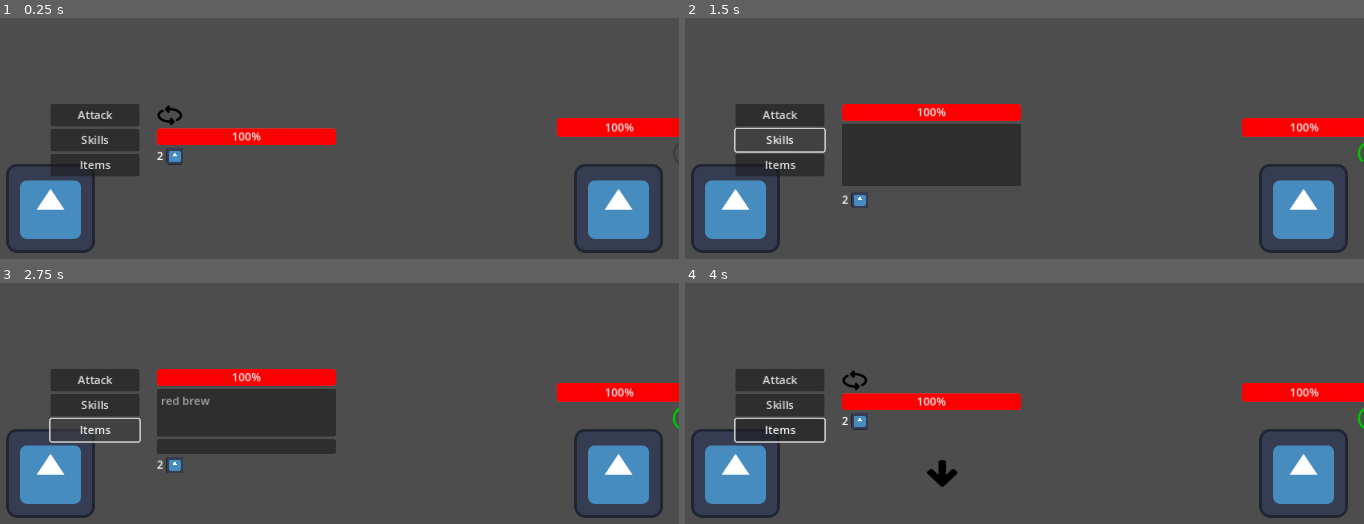
Above: before the commit, frames 1-4 (two rows, left to right).
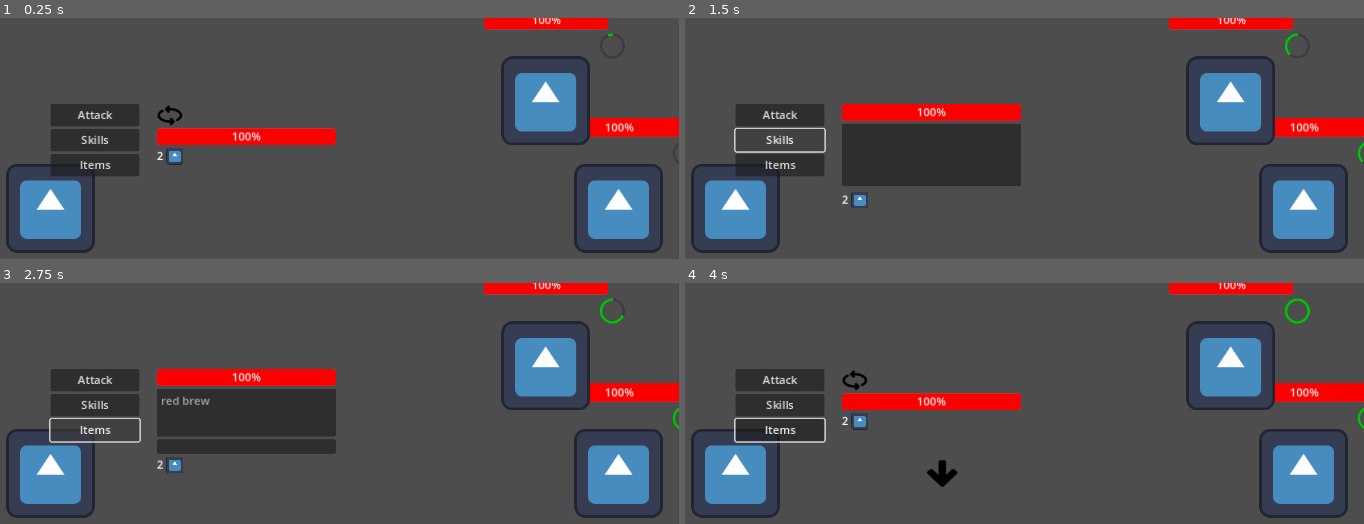
Above: after the commit, the same moments.

Repository: Frajerskie-Game-Studio/Shadow-Delivery
Game: Godot game, scene res://Scenes/World.tscn
The game is run twice, just before and just after one commit, with the same random seed, the same clock (stepped at 60 frames per second) and the same inputs. The engine's default icon, where the game draws it, is replaced by a stand-in: a white triangle on a blue panel in a dark square.
Inputs (mouse positions are in pixels of both pictures, inside the frame that each line leads up to):
- Up to frame 1 (0.25 s): no input
- Up to frame 2 (1.5 s): click "Attack" at 0.5 s; click "Skills" at 1.25 s
- Up to frame 3 (2.75 s): click "Items" at 2 s
- Up to frame 4 (4 s): tap Enter at 2.75 s; move the mouse to (732, 473) at 2.77 s; hold D (move_right) 2.78-3.53 s; tap Space (Shoot) at 2.85, 3.5 s; move the mouse to (1302, 408) at 3.52 s; hold S (move_down) from 3.53 s (still down); click (1302, 408) at 3.6 s

The runs differ from the first frame. In frame 1, 3.9% of the frame differs, in the area x 71-91%, y 0-53%; in frame 2, 4.0%; in frame 3, 4.0%; in frame 4, 4.1%, in the area x 71-93%, y 0-53%.

Commit message:
Battle system chapter 12 - implementing enemy death and all status effect

Diff:
--- a/Data/mikut_data.json
+++ b/Data/mikut_data.json
@@ -1,8 +1,8 @@
 {
 	"name": "Mikut",
 	"texture": "",
-	"hp": 100,
-	"max_hp": 100,
+	"hp": 200,
+	"max_hp": 200,
 	"attack": {
 		"mele": {
 			"dmg": 45,
@@ -19,7 +19,8 @@
 			60,
 			0,
 			10,
-			"range"
+			"range",
+			"all"
 		]
 	},
 	"equipment": {
--- a/scripts/Actors/Enemy.gd
+++ b/scripts/Actors/Enemy.gd
@@ -21,6 +21,7 @@
 
 signal being_attacked(entity)
 signal enemy_attacking
+signal dying(entity)
 
 func start_attacking_process():
 	WaiTimeBar.visible = true
@@ -62,6 +63,16 @@
 			WaiTimeBar.step = WaiTimeBar.max_value / (wait_timer.wait_time / delta)
 			WaiTimeBar.value += WaiTimeBar.step
 
+func all_attack():
+	print("BEING ATTACKED")
+	can_attack = false
+	wait_timer.set_paused(true)
+	#$EnemyWaitTimer.visible = false
+	being_attacked.emit(self)
+	#attack_danger = false
+	on_cursor = false
+	$CheckSprite.visible = false
+
 func load_data(json_path):
 	print(json_path)
 	var text = FileAccess.get_file_as_string(json_path)
@@ -95,7 +106,7 @@
 	wait_timer.set_paused(false)
 	attack_danger = false
 	if Hp <= 0:
-		queue_free()
+		dying.emit(self)
 
 
 func _on_wait_timer_timeout():
--- a/scripts/Actors/Player.gd
+++ b/scripts/Actors/Player.gd
@@ -85,7 +85,10 @@
 		if len(args) == 2:
 			ready_to_attack.emit({"dmg": args[0][1], "wait_time": 3, "heal": args[0][2], "key": args[1]}, self)
 		else:
-			ready_to_attack.emit({"dmg": args[1], "wait_time": args[3]}, self)
+			if len(args) == 6:
+				ready_to_attack.emit({"dmg": args[1], "wait_time": args[3], "effect": args[5]}, self)
+			else:
+				ready_to_attack.emit({"dmg": args[1], "wait_time": args[3]}, self)
 
 func start_attack(attack):
 	ready_to_attack_bool = false
@@ -103,12 +106,20 @@
 			skillChecks.append(possibleSkillChecks[rand.randi_range(0, len(possibleSkillChecks) - 1)])
 		$MeleSkillCheck.texture = load("res://Graphics/" + str(skillChecks[skillCheckStep]) +".png")
 	elif current_style == "range":
-		skillCheckStep = -1
-		timer.wait_time = float(2)
-		$RangeSKillCheck.visible = true
-		possible_target_position = get_parent().possible_target.global_position
-		$RangeSKillCheck.get_direction(possible_target_position)
-		$RangeSKillCheck.started = true
+		if !attack.has("effect"):
+			skillCheckStep = -1
+			timer.wait_time = float(2)
+			$RangeSKillCheck.visible = true
+			possible_target_position = get_parent().possible_target.global_position
+			$RangeSKillCheck.get_direction(possible_target_position)
+			$RangeSKillCheck.started = true
+		else:
+			if attack.effect == "all":
+				selected_attack = attack
+				attacking.emit(selected_attack)
+				decrement_ammo()
+				$AttackMenu.load_data(Hp, MaxHp, {}, get_ammo(), "", Items)
+				return
 	duringSkillCheck = true
 	selected_attack = attack
 	timer.start()
--- a/scripts/BattleScene.gd
+++ b/scripts/BattleScene.gd
@@ -6,6 +6,7 @@
 var possible_attack
 var possible_attacker
 var possible_target
+var possible_effect
 
 @onready var Positions = {
 	"party": [
@@ -49,6 +50,7 @@
 		Enemies[index].position = Positions.enemy[index].position
 		Enemies[index].being_attacked.connect(_on_entity_being_attacked)
 		Enemies[index].enemy_attacking.connect(_on_enemy_attacking)
+		Enemies[index].dying.connect(_on_enemy_dying)
 		add_child(Enemies[index])
 		Enemies[index].start_attacking_process()
 
@@ -66,10 +68,16 @@
 		for p in Party:
 			p.can_be_checked = true
 
+	if possible_attack.has("effect"):
+		if possible_attack.effect == "all":
+			for e in Enemies:
+				e.all_attack()
+
 func _on_reset_ready_to_attack():
-	possible_attacker.can_be_attacked = true
-	possible_attack = null
-	possible_attacker = null
+	if possible_attacker != null:
+		possible_attacker.can_be_attacked = true
+		possible_attack = null
+		possible_attacker = null
 	for e in Enemies:
 		e.attack_danger = false
 
@@ -93,3 +101,9 @@
 
 func _on_enemy_attacking(target, attack):
 	target.get_dmg(attack)
+
+func _on_enemy_dying(entity):
+	for e in Enemies:
+		if e == entity:
+			Enemies.erase(e)
+			e.queue_free()
--- a/scripts/World.gd
+++ b/scripts/World.gd
@@ -15,7 +15,7 @@
 	var temp_data = JSON.parse_string(text)
 	data = temp_data
 	party_items = temp_data["items"]
-	$Node.load_entities(["res://Scenes/Actors/Player.tscn"], ["res://Data/darkslime_data.json"])
+	$Node.load_entities(["res://Scenes/Actors/Player.tscn"], ["res://Data/darkslime_data.json", "res://Data/darkslime_data.json"])
 
 func _process(delta):
 	if !in_dialog:
